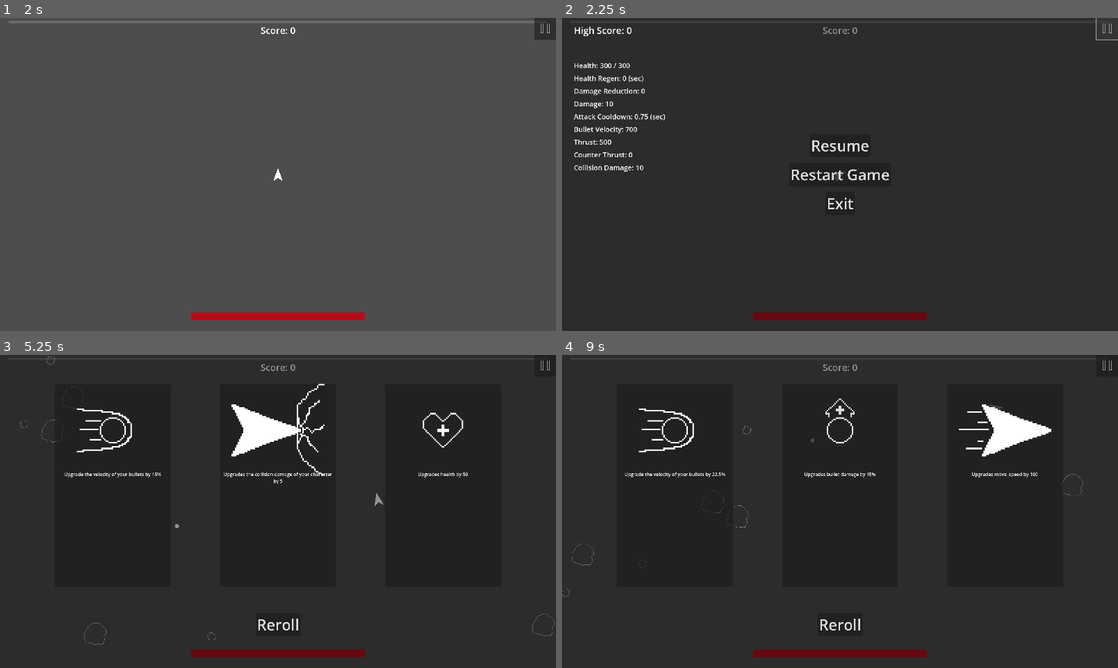
Above: before the commit, frames 1-4 (two rows, left to right).
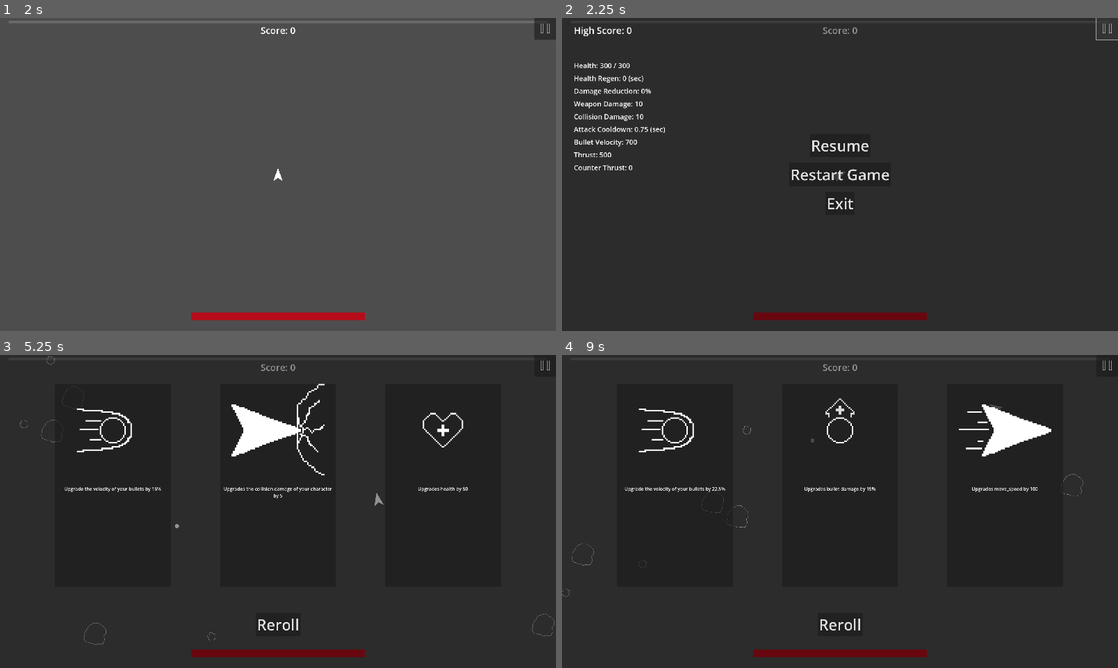
Above: after the commit, the same moments.

Repository: CoilSeb/AsteroidsPersonal
Game: Godot game, scene res://Scenes/Screens/Start Screen/StartScreen.tscn
The game is run twice, just before and just after one commit, with the same random seed, the same clock (stepped at 60 frames per second) and the same inputs.
Inputs (mouse positions are in pixels of both pictures, inside the frame that each line leads up to):
- Up to frame 1 (2 s): click "Start Game" at 0.5 s; click "Start Game" at 1.25 s
- Up to frame 2 (2.25 s): click (1106, 27) at 2 s
- Up to frame 3 (5.25 s): click "Restart Game" at 2.75 s; tap Enter at 3.5 s; move the mouse to (400, 495) at 3.52 s; press the mouse at (400, 495) at 3.53 s; hold D (rotate_right) 3.53-4.28 s; move the mouse to (166, 527) at 4.27 s; release the mouse at (166, 527) at 4.28 s; hold S (move_backward) 4.28-5.03 s; right-click (166, 527) at 4.35 s; move the mouse to (333, 442) at 5.02 s; hold D (rotate_right) from 5.03 s (still down); tap R (reroll) at 5.1 s
- Up to frame 4 (9 s): release D (rotate_right) at 5.75 s; click "[center]Upgrade the velocity …" at 5.75 s; move the mouse to (812, 574) at 6.52 s; hold W (move_forward) 6.53-7.28 s; tap Space (shoot) at 6.6 s; move the mouse to (1006, 558) at 7.27 s; press the mouse at (1006, 558) at 7.28 s; hold A (rotate_left) 7.28-8.78 s; move the mouse to (673, 464) at 8.02 s; release the mouse at (673, 464) at 8.03 s; right-click (673, 464) at 8.1 s; move the mouse to (867, 511) at 8.77 s; hold S (move_backward) from 8.78 s (still down); tap R (reroll) at 8.85 s

Frame 1 is identical in both runs. In frame 2, 0.8% of the frame differs, in the area x 2-19%, y 22-50%; in frame 3, 0.6%; in frame 4, 0.6%.

Commit message:
Add key upgrades and implement big_resist upgrade

Diff:
--- a/Global Scripts/Global.gd
+++ b/Global Scripts/Global.gd
@@ -32,6 +32,7 @@
 ]
 const REGEN_WITH_DEGEN = preload("res://Upgrades/Combo_Upgradess/regen_with_degen.tres")
 const NO_GUN_ALL_COLLISION = preload("res://Upgrades/Combo_Upgradess/no_gun_all_collision.tres")
+const BIG_RESIST = preload("res://Upgrades/Combo_Upgradess/big_resist.tres")
 
 signal update_max_health(value)
 signal update_health(value)
@@ -45,13 +46,14 @@
 	Global.high_score = load_score()
 
 func add_key_upgrades(key_upgrade):
-	key_upgrades.append(key_upgrade)
-	if key_upgrades.has("health_regen") and key_upgrades.has("health") and !key_upgrades.has("REGEN_WITH_DEGEN"):
-		key_upgrades.append("REGEN_WITH_DEGEN")
+	key_upgrades.append(str(key_upgrade))
+	if key_upgrades.has("health_regen") and key_upgrades.has("health") and !key_upgrades.has("regen_with_degen"):
 		upgrades_test.append(REGEN_WITH_DEGEN)
-	if key_upgrades.has("collision_damage") and key_upgrades.has("move_speed") and !key_upgrades.has("NO_GUN_ALL_COLLISION"):
-		key_upgrades.append("NO_GUN_ALL_COLLISION")
+	if key_upgrades.has("collision_damage") and key_upgrades.has("move_speed") and !key_upgrades.has("no_gun_all_collision"):
 		upgrades_test.append(NO_GUN_ALL_COLLISION)
+	if key_upgrades.has("damage_reduction") and key_upgrades.has("health") and !key_upgrades.has("big_resist"):
+		upgrades_test.append(BIG_RESIST)
+
 
 func refresh():
 	upgrades_test = start_upgrades.duplicate()
--- a/Scenes/Player/Player.gd
+++ b/Scenes/Player/Player.gd
@@ -103,19 +103,19 @@
 
 func _on_area_2d_area_entered(area):
 	if area.is_in_group("Big_Asteroid"): #&& immunity_timer.get_time_left() == 0:
-		Ui.update_health(-area.damage + Global.damage_reduction)
+		Ui.update_health(-area.damage + (area.damage * Global.damage_reduction))
 		area.damage_asteroid(Global.collision_damage)
 		if area.health > 0:
 			velocity *= -0.5
 		#call_deferred("destroy")
 		#immunity_timer.start(1)
 	if area.is_in_group("Medium_Asteroid"): #&& immunity_timer.get_time_left() == 0:
-		Ui.update_health(-area.damage + Global.damage_reduction)
+		Ui.update_health(-area.damage + (area.damage * Global.damage_reduction))
 		area.damage_asteroid(Global.collision_damage)
 		if area.health > 0:
 			velocity *= -0.5
 	if area.is_in_group("Small_Asteroid"): #&& immunity_timer.get_time_left() == 0:
-		Ui.update_health(-area.damage + Global.damage_reduction)
+		Ui.update_health(-area.damage + (area.damage * Global.damage_reduction))
 		area.damage_asteroid(Global.collision_damage)
 		if area.health > 0:
 			velocity *= -0.5
--- a/Scenes/UI/UI.gd
+++ b/Scenes/UI/UI.gd
@@ -77,7 +77,7 @@
 	if Input.is_action_just_pressed("reroll"):
 		level_up()
 
-	$PauseMenu/VBoxContainer/Damage_Label.text = "Damage: " + str(snapped(Global.damage, 0.01))
+	$PauseMenu/VBoxContainer/Weapon_Damage_Label.text = "Weapon Damage: " + str(snapped(Global.damage, 0.01))
 	$PauseMenu/VBoxContainer/Attack_Speed_Label.text = "Attack Cooldown: " + str(snapped(Global.attack_speed, 0.01)) + " (sec)"
 	$PauseMenu/VBoxContainer/Bullet_Velocity_Label.text = "Bullet Velocity: " + str(Global.bullet_velocity)
 	$PauseMenu/VBoxContainer/Health_Label.text = "Health: " + str(snapped(Global.health, 1)) + " / " + str(Global.max_health)
@@ -85,7 +85,7 @@
 	$PauseMenu/VBoxContainer/Move_Speed_Label.text = "Thrust: " + str(Global.move_speed)
 	$PauseMenu/VBoxContainer/Counter_Thrust_Label.text = "Counter Thrust: " + str(Global.counter_thrust)
 	$PauseMenu/VBoxContainer/Collision_Damage_Label.text = "Collision Damage: " + str(Global.collision_damage)
-	$PauseMenu/VBoxContainer/Damage_Reduction_Label.text = "Damage Reduction: " + str(Global.damage_reduction)
+	$PauseMenu/VBoxContainer/Damage_Reduction_Label.text = "Damage Reduction: " + str(snapped(Global.damage_reduction * 100, 0.1)) + "%"
 
 func toggle_pause_menu():
 	get_tree().paused = !get_tree().paused
--- a/Scenes/UI/UI.tscn
+++ b/Scenes/UI/UI.tscn
@@ -164,6 +164,8 @@
 anchor_top = 1.0
 anchor_right = 1.0
 anchor_bottom = 1.0
+offset_top = -350.0
+offset_bottom = 50.0
 grow_horizontal = 2
 grow_vertical = 0
 mouse_filter = 2
@@ -206,6 +208,8 @@
 anchor_top = 1.0
 anchor_right = 1.0
 anchor_bottom = 1.0
+offset_top = -350.0
+offset_bottom = 50.0
 grow_horizontal = 2
 grow_vertical = 0
 mouse_filter = 2
@@ -248,6 +252,8 @@
 anchor_top = 1.0
 anchor_right = 1.0
 anchor_bottom = 1.0
+offset_top = -350.0
+offset_bottom = 50.0
 grow_horizontal = 2
 grow_vertical = 0
 mouse_filter = 2
@@ -271,6 +277,7 @@
 "
 
 [node name="PauseMenu" type="Control" parent="."]
+visible = false
 custom_minimum_size = Vector2(1920, 1080)
 layout_mode = 3
 anchors_preset = 15
@@ -377,10 +384,15 @@
 theme_override_font_sizes/font_size = 24
 text = "Damage Reduction: "
 
-[node name="Damage_Label" type="Label" parent="PauseMenu/VBoxContainer"]
-layout_mode = 2
-theme_override_font_sizes/font_size = 24
-text = "Damage: "
+[node name="Weapon_Damage_Label" type="Label" parent="PauseMenu/VBoxContainer"]
+layout_mode = 2
+theme_override_font_sizes/font_size = 24
+text = "Weapon Damage: "
+
+[node name="Collision_Damage_Label" type="Label" parent="PauseMenu/VBoxContainer"]
+layout_mode = 2
+theme_override_font_sizes/font_size = 24
+text = "Collision Damage: "
 
 [node name="Attack_Speed_Label" type="Label" parent="PauseMenu/VBoxContainer"]
 layout_mode = 2
@@ -401,11 +413,6 @@
 layout_mode = 2
 theme_override_font_sizes/font_size = 24
 text = "Counter Thrust:  "
-
-[node name="Collision_Damage_Label" type="Label" parent="PauseMenu/VBoxContainer"]
-layout_mode = 2
-theme_override_font_sizes/font_size = 24
-text = "Collision Damage: "
 
 [node name="PauseButton" type="Button" parent="."]
 anchors_preset = 1
--- /dev/null
+++ b/Upgrades/Combo_Upgradess/big_resist.tres
@@ -0,0 +1,10 @@
+[gd_resource type="Resource" script_class="upgrade" load_steps=2 format=3 uid="uid://bfste0siyhak"]
+
+[ext_resource type="Script" path="res://Upgrades/upgrades.gd" id="1_didpx"]
+
+[resource]
+script = ExtResource("1_didpx")
+upgrade_name = "big_resist"
+upgrade_text = "Double your damage reduction, but cut your thrust in half"
+upgrade_value = 0.0
+key_upgrade = true
--- a/Upgrades/Combo_Upgradess/no_gun_all_collision.tres
+++ b/Upgrades/Combo_Upgradess/no_gun_all_collision.tres
@@ -7,4 +7,4 @@
 upgrade_name = "no_gun_all_collision"
 upgrade_text = "Remove your ability to shoot and double collision damage"
 upgrade_value = 2.0
-key_upgrade = false
+key_upgrade = true
--- a/Upgrades/Combo_Upgradess/regen_with_degen.tres
+++ b/Upgrades/Combo_Upgradess/regen_with_degen.tres
@@ -7,4 +7,4 @@
 upgrade_name = "regen_with_degen"
 upgrade_text = "Regenerate 75 health per second, but devide your max health by 3"
 upgrade_value = 3.0
-key_upgrade = false
+key_upgrade = true
--- a/Upgrades/Solo_Upgrades/damage_reduction.tres
+++ b/Upgrades/Solo_Upgrades/damage_reduction.tres
@@ -1,26 +1,30 @@
-[gd_resource type="Resource" script_class="upgrade" load_steps=4 format=3 uid="uid://c7fq1vkkarc5n"]
+[gd_resource type="Resource" script_class="upgrade" load_steps=5 format=3 uid="uid://c7fq1vkkarc5n"]
 
 [ext_resource type="Script" path="res://Upgrades/upgrades.gd" id="1_6ron8"]
+[ext_resource type="Texture2D" uid="uid://devvm3fjv12by" path="res://Sprites/Upgrades/Damage_Reduction-1.png.png" id="2_j8ijc"]
 
 [sub_resource type="Resource" id="Resource_88u3g"]
 script = ExtResource("1_6ron8")
 upgrade_name = "damage_reduction"
-upgrade_text = "Increase damage reduction by another 3"
-upgrade_value = 3.0
-key_upgrade = null
+upgrade_text = "Increase damage reduction percentage by 12.5"
+upgrade_value = 0.125
+upgrade_texture = ExtResource("2_j8ijc")
+key_upgrade = true
 
 [sub_resource type="Resource" id="Resource_pd8ey"]
 script = ExtResource("1_6ron8")
 upgrade_name = "damage_reduction"
-upgrade_text = "Increase damage reduction by 3"
-upgrade_value = 3.0
-key_upgrade = null
+upgrade_text = "Increase damage reduction percentage by 7.5"
+upgrade_value = 0.075
+upgrade_texture = ExtResource("2_j8ijc")
+key_upgrade = false
 next_upgrade = SubResource("Resource_88u3g")
 
 [resource]
 script = ExtResource("1_6ron8")
 upgrade_name = "damage_reduction"
-upgrade_text = "Add a flat damage_reduction of 2 to your player"
-upgrade_value = 2.0
-key_upgrade = null
+upgrade_text = "Add a percentage based damage reduction of 5% to your player"
+upgrade_value = 0.05
+upgrade_texture = ExtResource("2_j8ijc")
+key_upgrade = false
 next_upgrade = SubResource("Resource_pd8ey")
--- a/Upgrades/Solo_Upgrades/health_up.tres
+++ b/Upgrades/Solo_Upgrades/health_up.tres
@@ -17,7 +17,7 @@
 upgrade_text = "Upgrades health by 100"
 upgrade_value = 100.0
 upgrade_texture = ExtResource("2_1x2gu")
-key_upgrade = false
+key_upgrade = null
 next_upgrade = SubResource("Resource_rkgik")
 
 [resource]
@@ -26,5 +26,5 @@
 upgrade_text = "Upgrades health by 50"
 upgrade_value = 50.0
 upgrade_texture = ExtResource("2_1x2gu")
-key_upgrade = false
+key_upgrade = null
 next_upgrade = SubResource("Resource_84j6l")
--- a/Upgrades/upgrades.gd
+++ b/Upgrades/upgrades.gd
@@ -36,9 +36,15 @@
 			regen_with_degen()
 		"no_gun_all_collision":
 			no_gun_all_collision()
+		"big_resist":
+			big_resist()
 
 func damage_reduction():
 	Global.damage_reduction += upgrade_value
+
+func big_resist():
+	Global.damage_reduction *= 2
+	Global.move_speed /= 2
 
 func no_gun_all_collision():
 	Global.can_shoot = false
@@ -49,8 +55,6 @@
 	Global.health = Global.health/upgrade_value
 	Global.update_max_health.emit(0)
 	Global.health_regen = 75
-
-	Global.max_health
 
 func health():
 	Global.update_max_health.emit(upgrade_value)
Binary file added: Sprites/Upgrades/Damage_Reduction-1.png.png
Not shown, added: Sprites/Upgrades/Damage_Reduction-1.png.png.import
